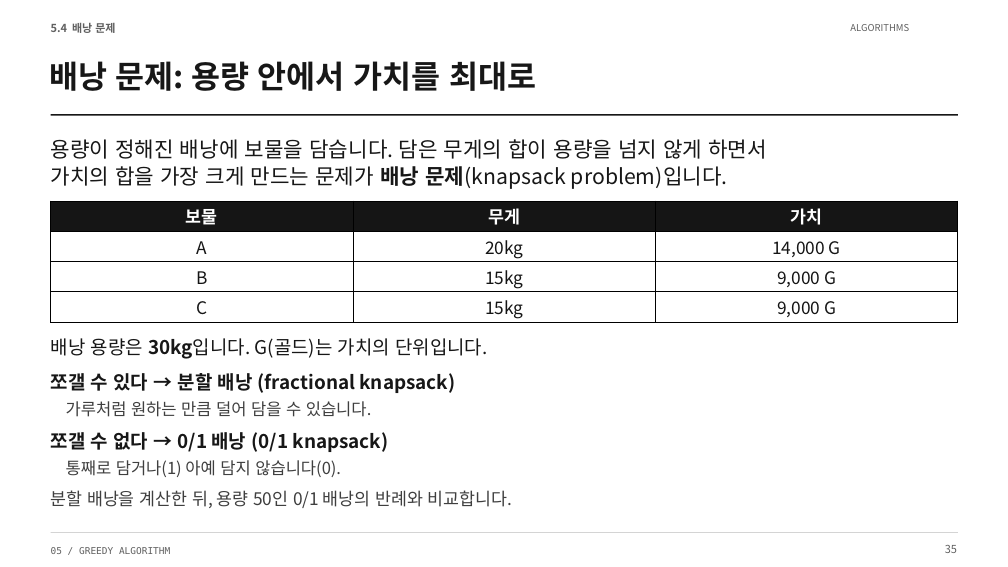
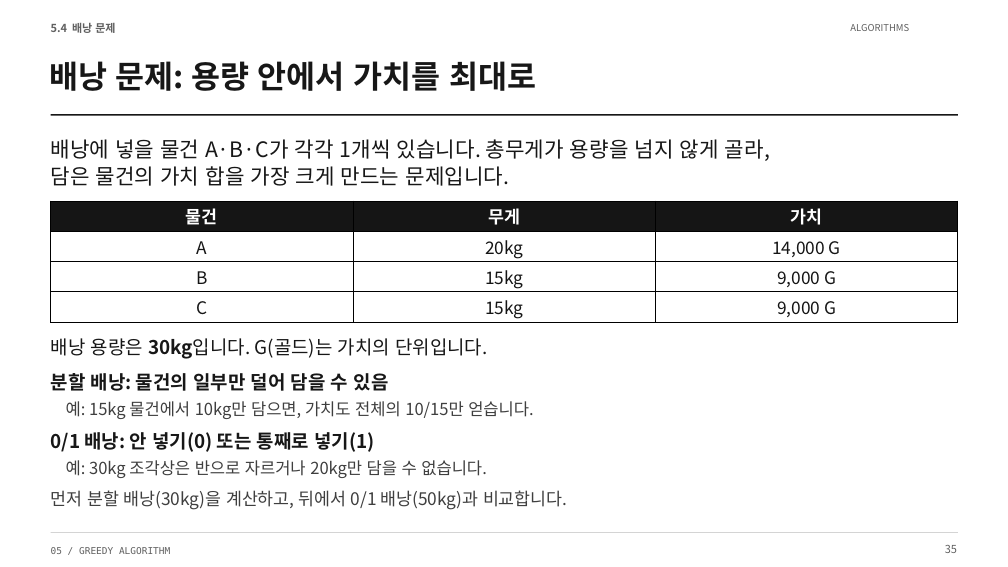
Before and after one commit to Sangdon-Park/Sangdon-Park.github.io, a slide deck: slide 35 of data/알고리즘/5장_그리디_알고리즘.pptx. Drawn at 1008x567 pixels with LibreOffice and Linux fonts; fonts in the diff are those of the drawing. Boxes give left, top, right and bottom in pixels: in the first picture for what was removed or moved away, otherwise in the second. Text is boxed around its words. In the diff, an @@ line names an element or a change of style, - is before the commit and + after.

Commit message:
fix: define knapsack rules before the greedy example

```diff
--- a/data/알고리즘/5장_그리디_알고리즘.pptx
+++ b/data/알고리즘/5장_그리디_알고리즘.pptx
@@ text at box(51, 139, 770, 186): text changed @@
-용량이 정해진 배낭에 보물을 담습니다. 담은 무게의 합이 용량을 넘지 않게 하면서
-가치의 합을 가장 크게 만드는 문제가 배낭 문제(knapsack problem)입니다.
+배낭에 넣을 물건 A·B·C가 각각 1개씩 있습니다. 총무게가 용량을 넘지 않게 골라,
+담은 물건의 가치 합을 가장 크게 만드는 문제입니다.
@@ table at box(51, 201, 958, 323) @@
-row 1, column 1: 보물
+row 1, column 1: 물건
@@ text at box(51, 373, 389, 391): text changed @@
-쪼갤 수 있다 → 분할 배낭 (fractional knapsack)
+분할 배낭: 물건의 일부만 덜어 담을 수 있음
@@ text at box(66, 401, 533, 419): text changed @@
-가루처럼 원하는 만큼 덜어 담을 수 있습니다.
+예: 15kg 물건에서 10kg만 담으면, 가치도 전체의 10/15만 얻습니다.
@@ text at box(51, 432, 374, 452): text changed @@
-쪼갤 수 없다 → 0/1 배낭 (0/1 knapsack)
+0/1 배낭: 안 넣기(0) 또는 통째로 넣기(1)
@@ text at box(66, 460, 486, 478): text changed @@
-통째로 담거나(1) 아예 담지 않습니다(0).
+예: 30kg 조각상은 반으로 자르거나 20kg만 담을 수 없습니다.
@@ text at box(51, 490, 567, 510): text changed @@
-분할 배낭을 계산한 뒤, 용량 50인 0/1 배낭의 반례와 비교합니다.
+먼저 분할 배낭(30kg)을 계산하고, 뒤에서 0/1 배낭(50kg)과 비교합니다.
```
Also in this commit, not shown: 3 other slides changed, 4 other files.
